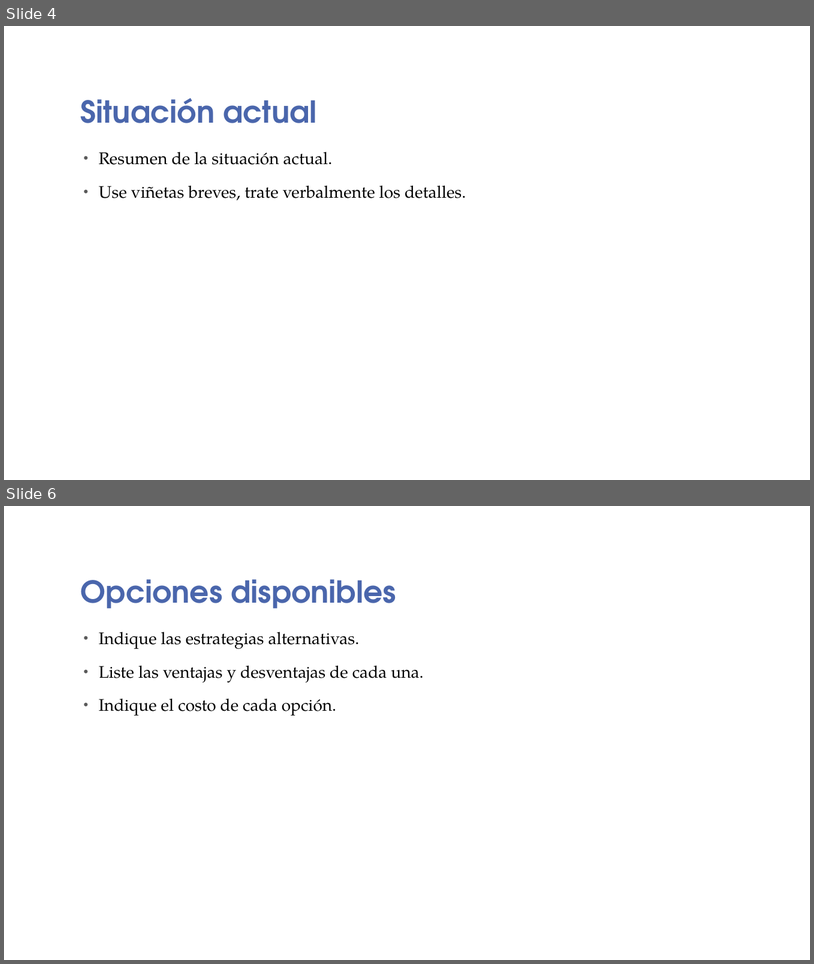
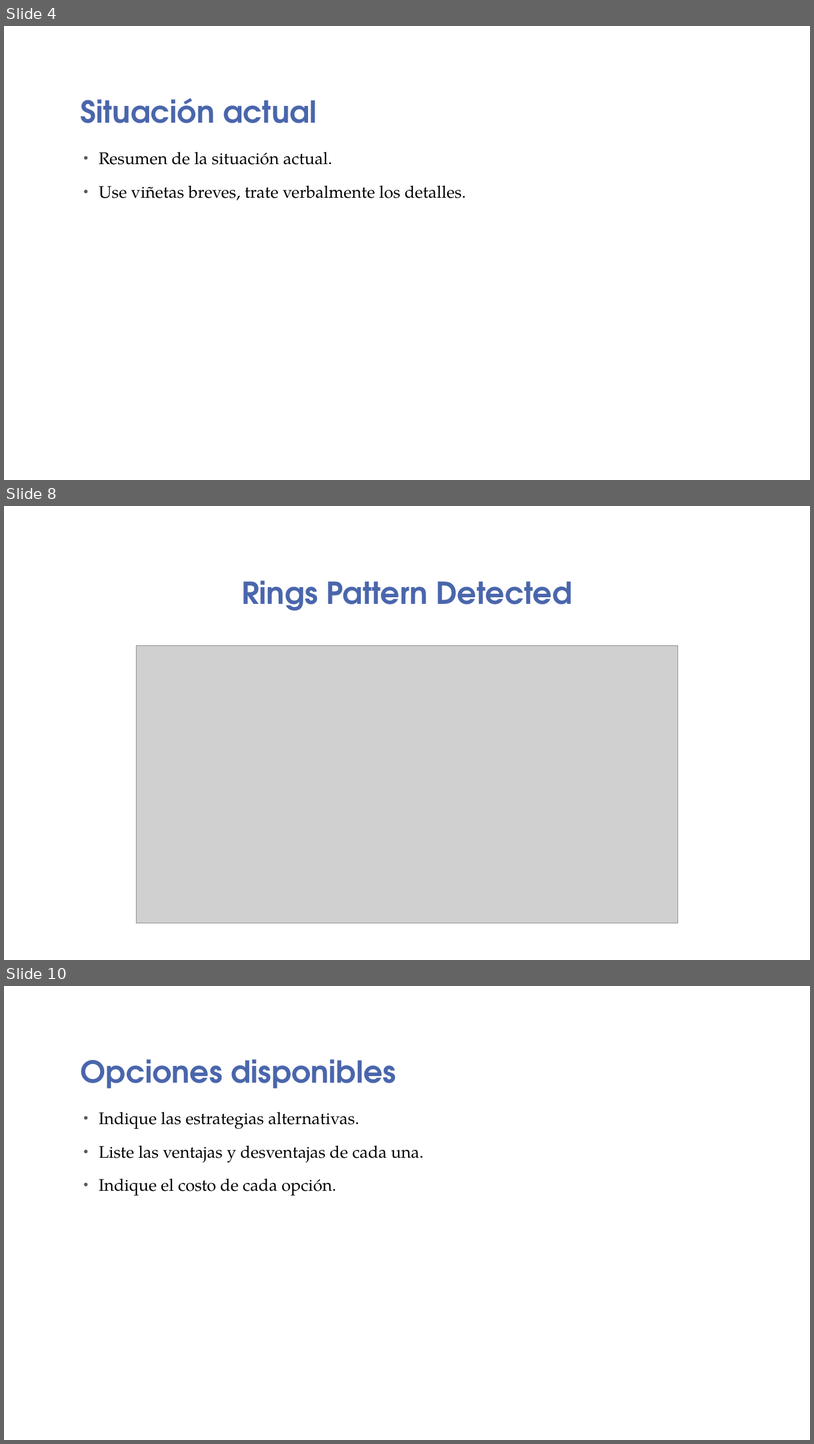
Before and after one commit to CameraCalibration/Report, a slide deck: PatternRecognition/Rings Grid Recognition.pptx. Shown one above the other, each under a label of ours: slides 4 and 6 before the commit, slides 4, 8 and 10 after it; the slides between them are not shown. The pictures are 814x964 and 814x1444 pixels, drawn with LibreOffice and Linux fonts; fonts in the diff are those of the drawing; grey boxes stand for pictures; background and template pictures are left out. Boxes give left, top, right and bottom in pixels: in the first picture for what was removed or moved away, otherwise in the second. Text is boxed around its words. In the diff, an @@ line names an element or a change of style, - is before the commit and + after.

```diff
--- a/PatternRecognition/Rings Grid Recognition.pptx
+++ b/PatternRecognition/Rings Grid Recognition.pptx
@@ slide 8 added at [4,506,810,960], background picture (left out) @@
@@ title added at [242,580,573,610], 36 pt, text #4A66AC, bold @@
+Rings Pattern Detected
@@ picture added at [137,646,678,923] @@
@@ what was slide 6 is now slide 10 @@
```
Also in this commit, not shown: 4 other slides added, 1 slide removed.
